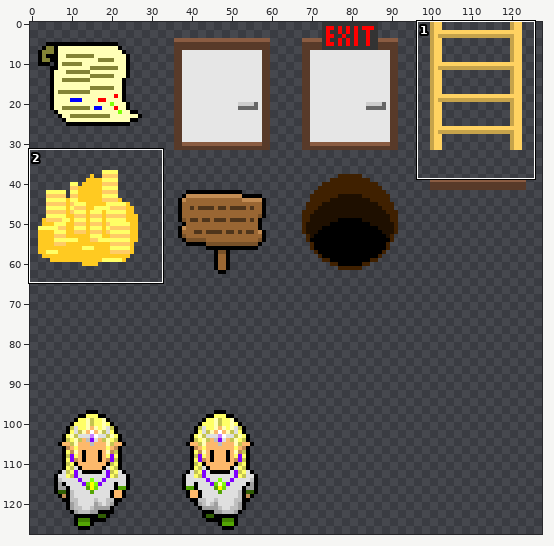
Two states of a sprite sheet, c/img/sprites1.png. The first picture is a wide view before the edit; the outline marks the close-up.
Close-up. First the earlier version:
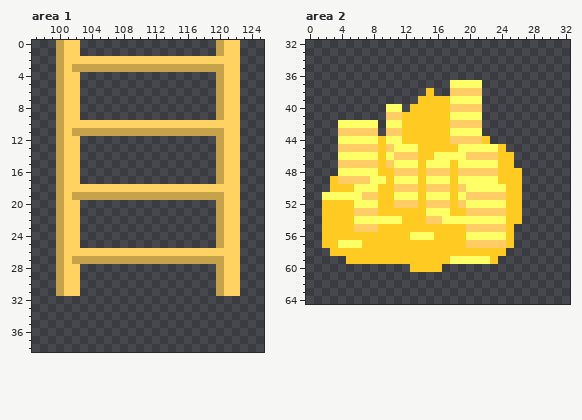
The file is 128x128 pixels. Colours within 5 levels of each other are drawn and written as one. Shown: area 1: x 97..125, y 0..38; area 2: x 0..32, y 32..64.
Once edited:
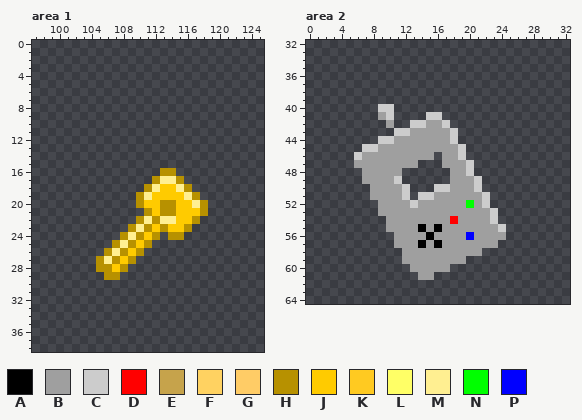
Palette (. is transparent): A #000000  B #9f9f9f  C #cccccc  D #ff0000  E #c6a34b  F #ffd261  G #ffcc66  H #b79100  J #ffcb00  K #ffca21  L #ffff66  M #ffef91  N #00ff00  P #0000ff
Edits made:
Changed rows in their new state; - is an unchanged pixel.
Area 1:
first column x 100:
 0 ...-----------------...
 1 ...-----------------...
 2 .......................
 3 .......................
 4 ...-----------------...
 5 ...-----------------...
 6 ...-----------------...
 7 ...-----------------...
 8 ...-----------------...
 9 ...-----------------...
10 .......................
11 .......................
12 ...-----------------...
13 ...-----------------...
14 ...-----------------...
15 ...-----------------...
16 ...----------HH-----...
17 ...---------HMMH----...
18 ...........HMJJMH......
19 ..........HMJJJJMH.....
20 ...-------HJJHHJJMH-...
21 ...--------HJHHJJJH-...
22 ...-------HMHMMJJH--...
23 ...------HMHJHJJH---...
24 ...-----HMHJH-HH----...
25 ...----HMHJH--------...
26 ......HMHJH............
27 .....HMHJH.............
28 ...--HHJH-----------...
29 ...---HH------------...
30 ...-----------------...
31 ...-----------------...
Area 2:
first column x 2:
37 ----------------....-----
38 -------------.--....-----
39 ------------........-----
40 -------CC.-.........-----
41 -------BC....CC.....-----
42 --.....-B..CCBBC....-----
43 --.....-.CCBBBBBC...-----
44 --.....CCBBBBBBBC....----
45 --...CCBBBBBBBBBBC.....--
46 --..CBBBBBBBBB.BBC......-
47 --..BBBBBBBB...BBBC.....-
48 --...BBBBB......BBC......
49 -....BBBBC......BBBC.....
50 -.....BBBBC...CCBBBC.....
51 ......BBBBC.CCBBBBBBC....
52 .......BBBBCBBBBBBNBC....
53 .......BBBBBBBBBBBBBBC...
54 ........BBBBBBBBDBBBBC...
55 ........BBBBABABBBBBBBC.-
56 .........BBBBABBBBPBBBB.-
57 .........BBBABABBBBBBB..-
58 -.........BBBBBBBBBB...--
59 ---.......BBBBBBBB....---
60 -----------BBBBB---------
61 ------------BB-----------
Where, in picture pixels (left, top, right, bottom), the same in both close-ups:
changed: (56, 40, 240, 296)
changed: (322, 80, 522, 280)
